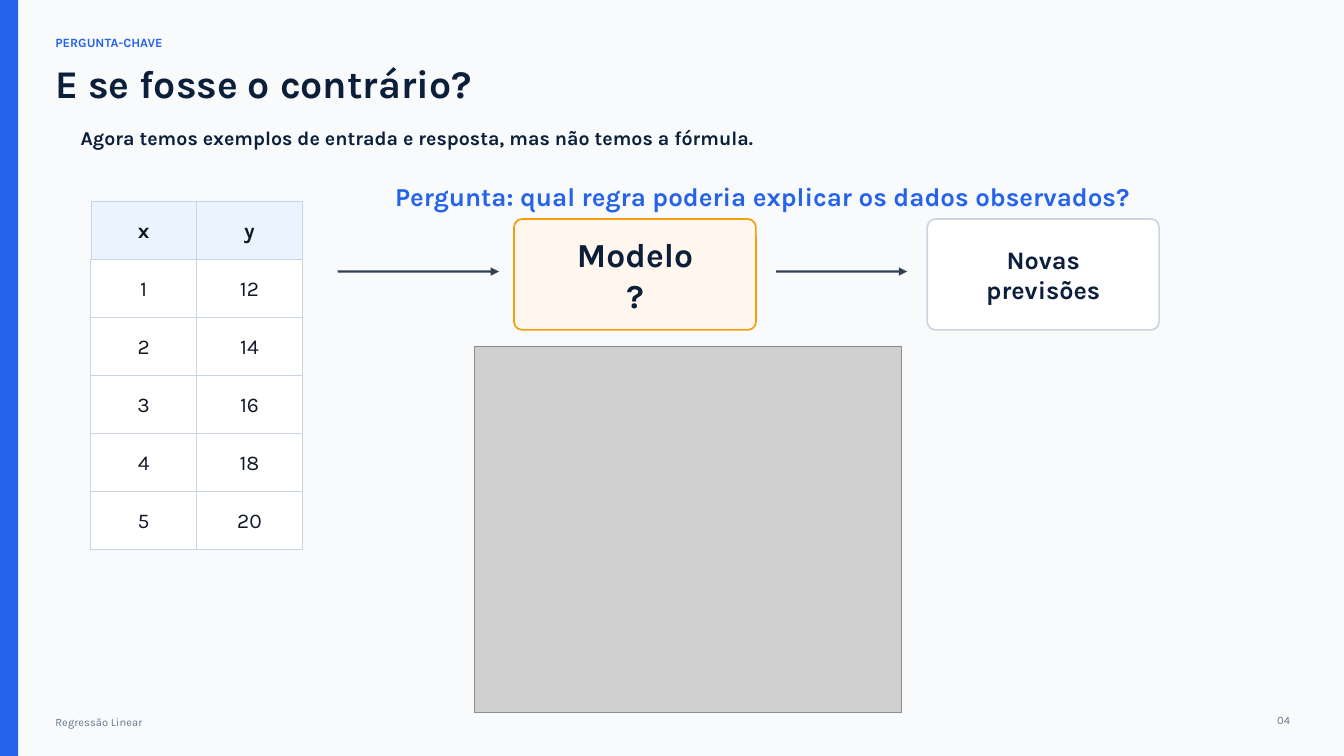
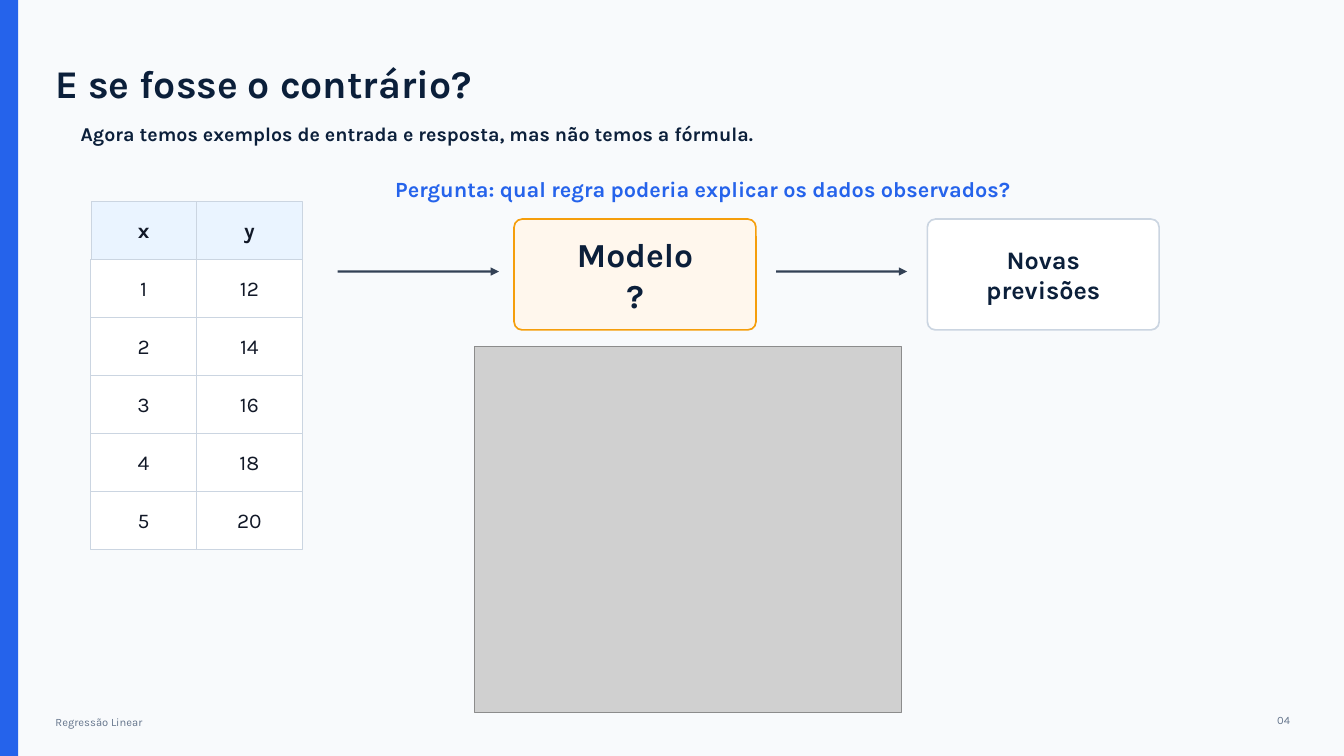
Before and after one commit to bruno-antonio-marques/2026-2-gestao-e-analise-de-dados-exercicios, a slide deck: slide 6 of 03-2026-08-25-coleta_de_dados_e_regressao_linear/aula_regressao_linear.pptx. Drawn at 1344x756 pixels with LibreOffice and Linux fonts; fonts in the diff are those of the drawing; grey boxes stand for pictures. Boxes give left, top, right and bottom in pixels: in the first picture for what was removed or moved away, otherwise in the second. Text is boxed around its words. In the diff, an @@ line names an element or a change of style, - is before the commit and + after.

```diff
--- a/03-2026-08-25-coleta_de_dados_e_regressao_linear/aula_regressao_linear.pptx
+++ b/03-2026-08-25-coleta_de_dados_e_regressao_linear/aula_regressao_linear.pptx
@@ text removed at (55, 38, 162, 47) @@
-PERGUNTA-CHAVE
@@ text "Agora temos exemplos de entrada ..." at (81, 126, 753, 146): line spacing 1 to 0.8 @@
@@ text "Pergunta: qual regra poderia explicar ..." at (395, 181, 1010, 203): size 18.5 to 15.5 pt; line spacing 1 to 0.8 @@
```
Also in this commit, not shown: 22 other slides changed, 2 slides added, 1 slide removed.
